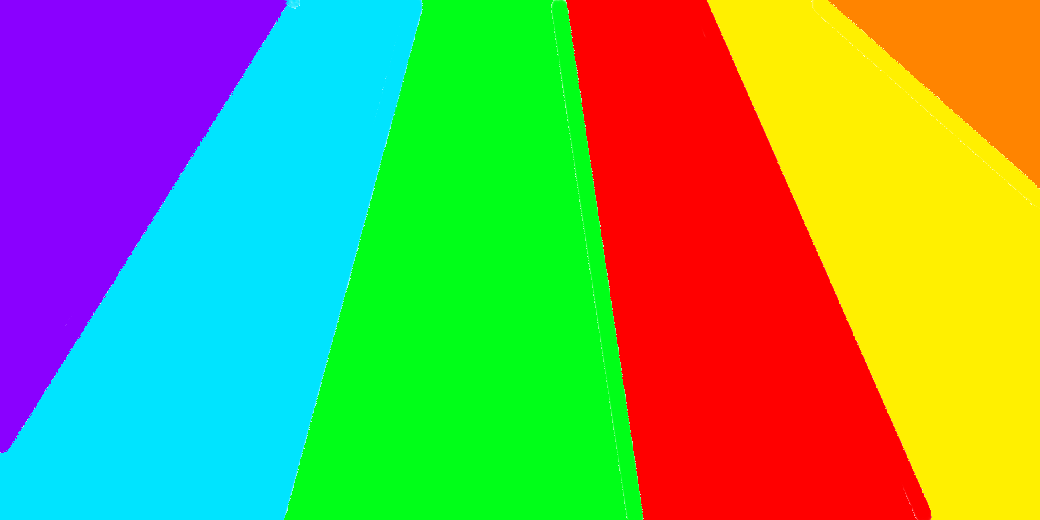
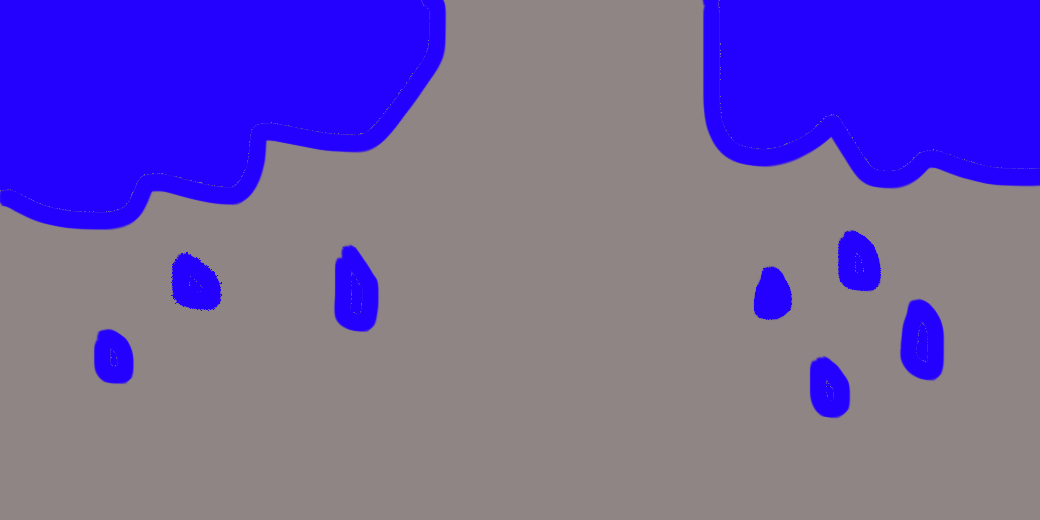
The second 1040 x 520 image is a revision of the first. Changes to its layers:
added layer "Layer 3" above "Layer 2" over [0, 0, 1040, 520]
